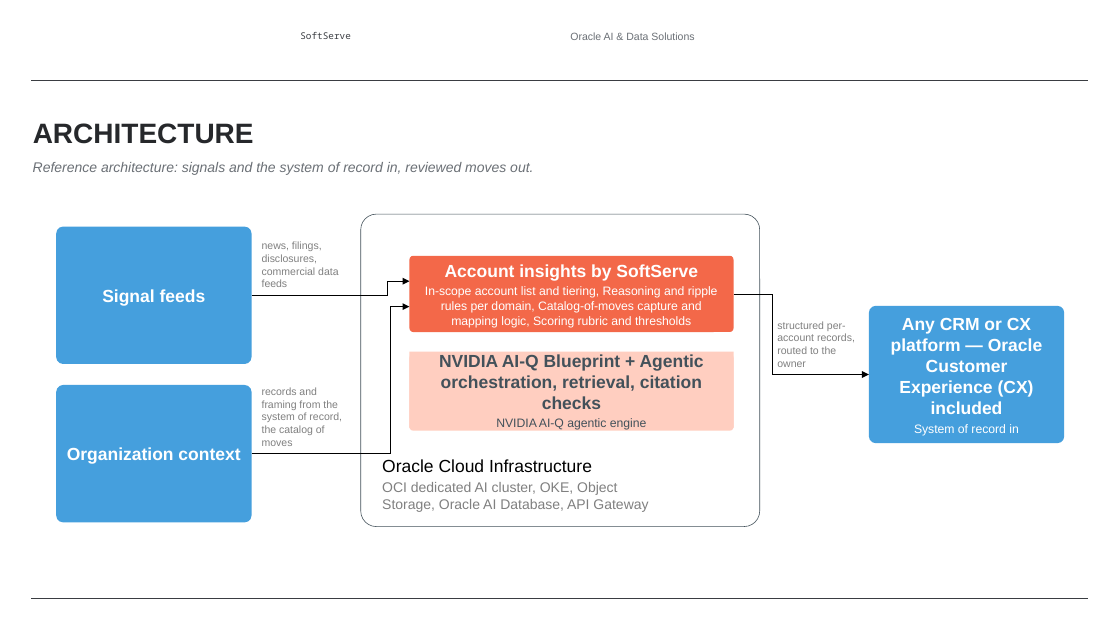
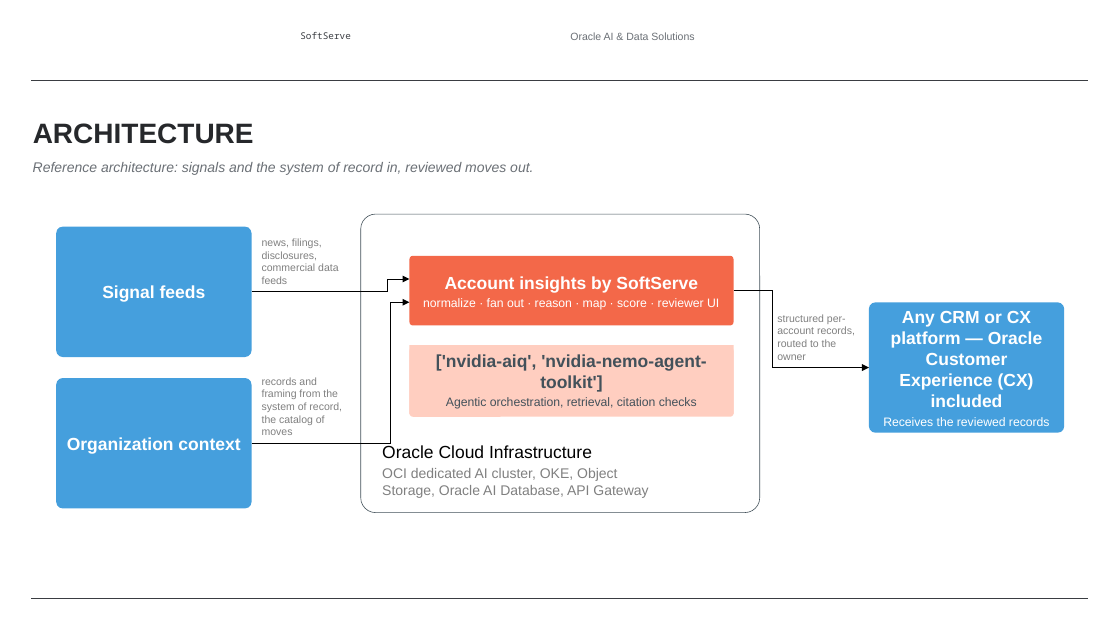
Before and after one commit to alexey-orlov/AO-Personal-OS, a slide deck: slide 8 of outputs/oracle-packs/account-insights/artifacts/account-insights-sales-deck.pptx. Drawn at 1120x630 pixels with LibreOffice and Linux fonts; fonts in the diff are those of the drawing; background and template pictures are left out. Boxes give left, top, right and bottom in pixels: in the first picture for what was removed or moved away, otherwise in the second. Text is boxed around its words. In the diff, an @@ line names an element or a change of style, - is before the commit and + after.

```diff
--- a/outputs/oracle-packs/account-insights/artifacts/account-insights-sales-deck.pptx
+++ b/outputs/oracle-packs/account-insights/artifacts/account-insights-sales-deck.pptx
@@ rounded rectangle "Signal feeds": place and size @@
-rounded rectangle "Signal feeds" at [56,227,252,365]
+rounded rectangle "Signal feeds" at [56,227,252,357]
@@ rounded rectangle: place and size @@
-rounded rectangle at [360,214,760,527]
+rounded rectangle at [360,214,760,513]
@@ rounded rectangle "Account insights by SoftServe": place and size @@
-rounded rectangle "Account insights by SoftServe" at [409,256,734,333]
+rounded rectangle "Account insights by SoftServe" at [409,256,734,326]
@@ elbow arrow moved from (251, 296) - (409, 281) to (251, 292) - (409, 279) @@
@@ text in rounded rectangle at [423,298,719,310]: text changed @@
-In-scope account list and tiering, Reasoning and ripple rules per domain, Catalog-of-moves capture and mapping logic, Scoring rubric and thresholds
+normalize · fan out · reason · map · score · reviewer UI
@@ elbow arrow moved from (734, 294) - (869, 375) to (734, 291) - (869, 368) @@
@@ elbow arrow moved from (251, 454) - (409, 307) to (251, 444) - (409, 302) @@
@@ text "structured per-account records, routed to ...": place and size @@
-text "structured per-account records, routed to ..." at [777,321,855,367]
+text "structured per-account records, routed to ..." at [777,314,855,360]
@@ rounded rectangle "Any CRM or CX platform ...": place and size @@
-rounded rectangle "Any CRM or CX platform ..." at [869,306,1065,444]
+rounded rectangle "Any CRM or CX platform ..." at [869,302,1065,433]
@@ rounded rectangle: place and size @@
-rounded rectangle at [409,354,734,431]
+rounded rectangle at [409,347,734,417]
@@ rectangle "['nvidia-aiq', 'nvidia-nemo-agent-toolkit']": place and size @@
-rectangle "['nvidia-aiq', 'nvidia-nemo-agent-toolkit']" at [409,352,734,429]
+rectangle "['nvidia-aiq', 'nvidia-nemo-agent-toolkit']" at [409,345,734,414]
@@ text in rectangle at [436,354,706,409]: text changed; size 15 to 10.5 pt; bold off @@
-NVIDIA AI-Q Blueprint + Agentic orchestration, retrieval, citation checks
-NVIDIA AI-Q agentic engine
+['nvidia-aiq', 'nvidia-nemo-agent-toolkit']
+Agentic orchestration, retrieval, citation checks
@@ rounded rectangle "Organization context": place and size @@
-rounded rectangle "Organization context" at [56,385,252,523]
+rounded rectangle "Organization context" at [56,378,252,508]
@@ text "records and framing from the ...": place and size @@
-text "records and framing from the ..." at [262,387,342,446]
+text "records and framing from the ..." at [262,377,342,435]
@@ text in rounded rectangle at [883,417,1050,426]: text changed @@
-System of record in
+Receives the reviewed records
@@ text "Oracle Cloud Infrastructure": place and size @@
-text "Oracle Cloud Infrastructure" at [382,459,648,512]
+text "Oracle Cloud Infrastructure" at [382,445,648,498]
```
Also in this commit, not shown: 1 other file.
